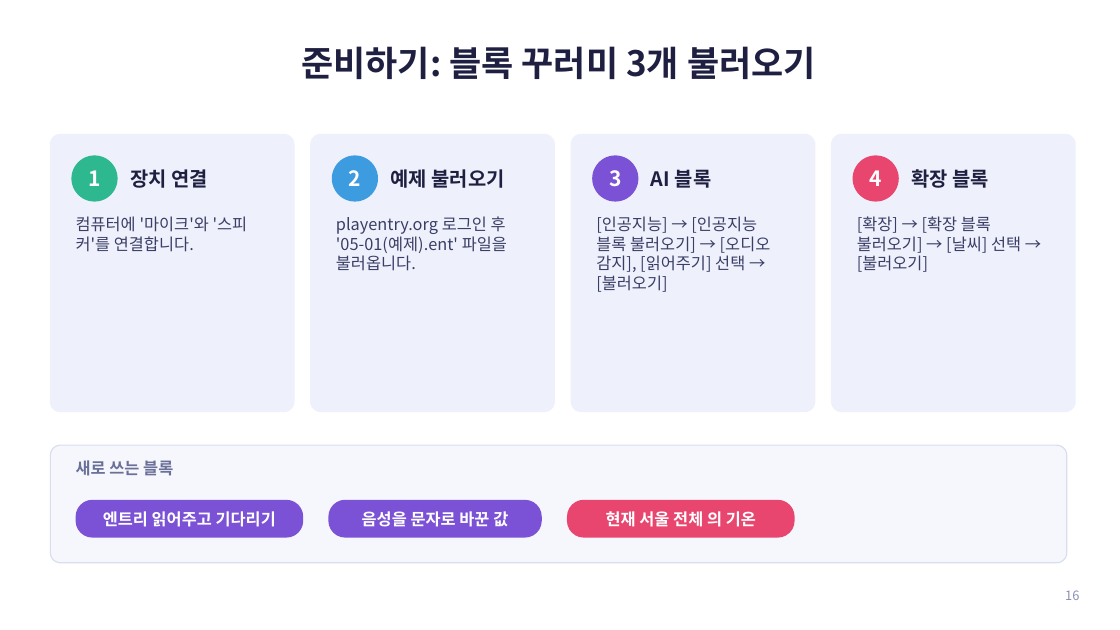
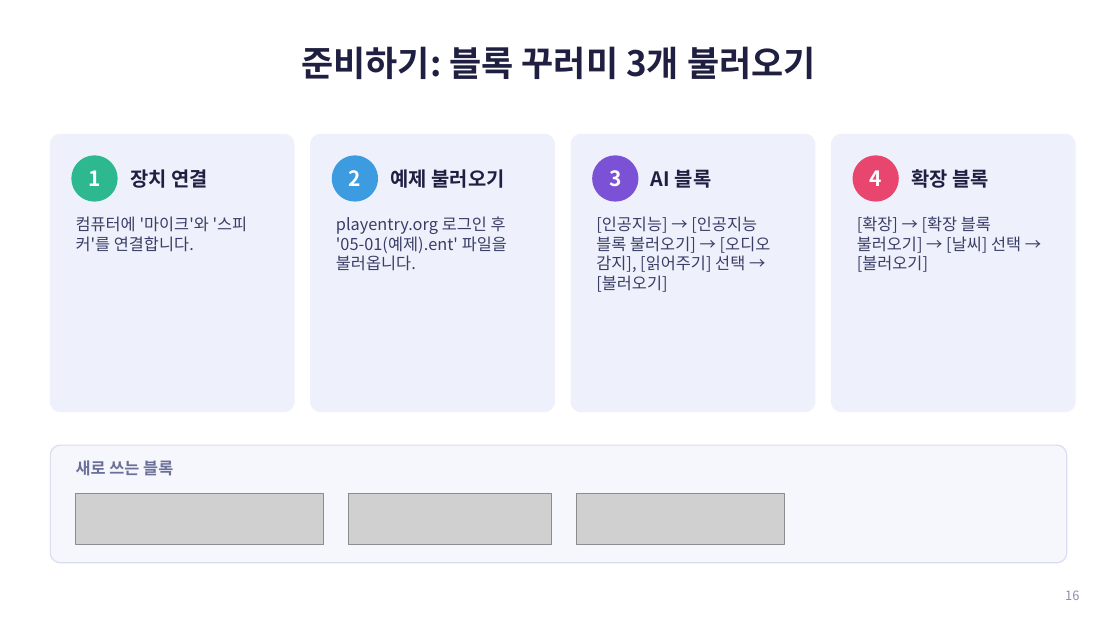
Before and after one commit to jisun294020-ops/school, a slide deck: slide 16 of entry-ai-audio/엔트리_AI_오디오감지_수업자료.pptx. Drawn at 1120x630 pixels with LibreOffice and Linux fonts; fonts in the diff are those of the drawing; grey boxes stand for pictures. Boxes give left, top, right and bottom in pixels: in the first picture for what was removed or moved away, otherwise in the second. Text is boxed around its words. In the diff, an @@ line names an element or a change of style, - is before the commit and + after.

```diff
--- a/entry-ai-audio/엔트리_AI_오디오감지_수업자료.pptx
+++ b/entry-ai-audio/엔트리_AI_오디오감지_수업자료.pptx
@@ rounded rectangle removed at (76,500,303,538) @@
-엔트리 읽어주고 기다리기
@@ picture added at (76,494,323,544) @@
@@ rounded rectangle removed at (329,500,542,538) @@
-음성을 문자로 바꾼 값
@@ picture added at (349,494,551,544) @@
@@ rounded rectangle removed at (567,500,795,538) @@
-현재 서울 전체 의 기온
@@ picture added at (576,494,784,544) @@
```
Also in this commit, not shown: 10 other slides changed, 19 other files.
